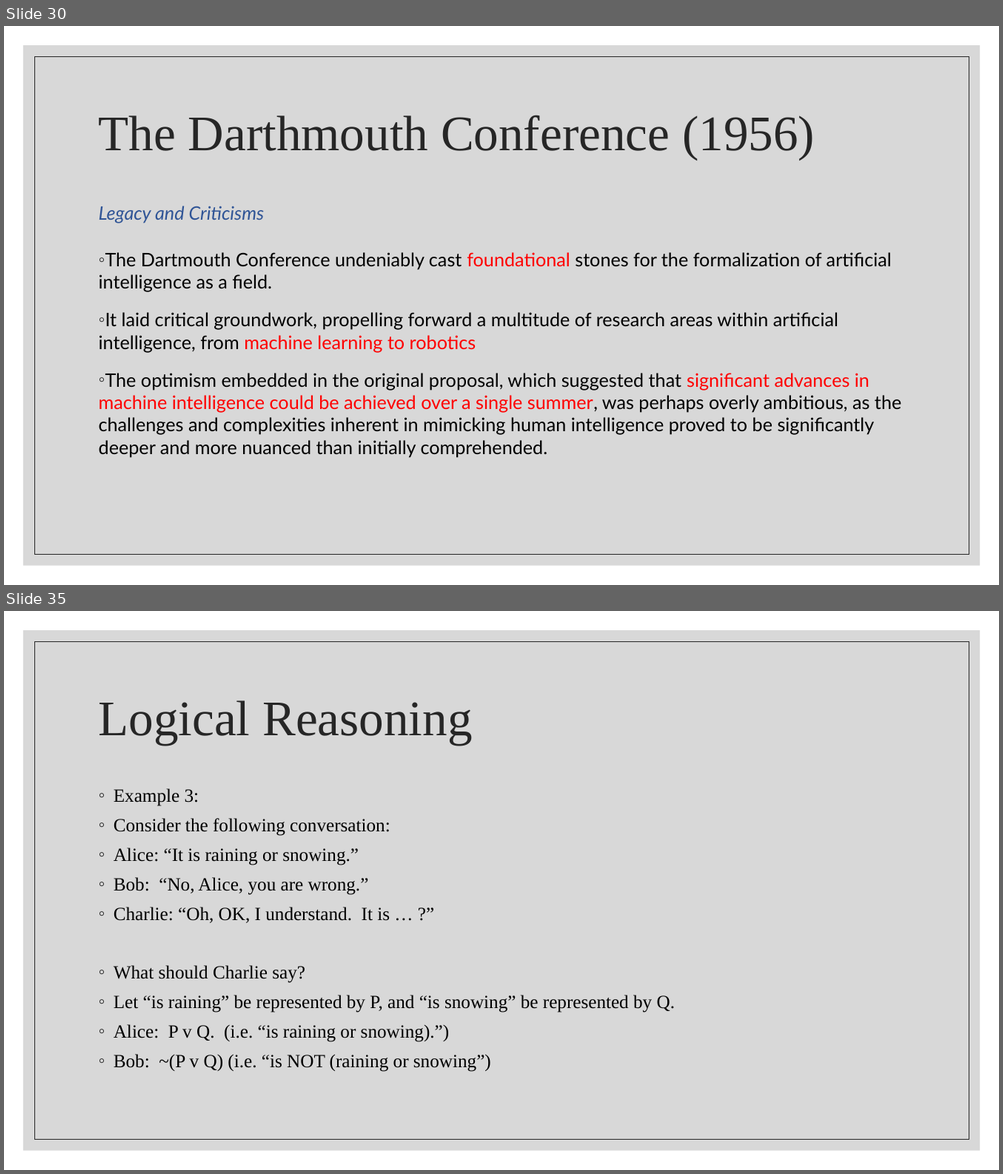
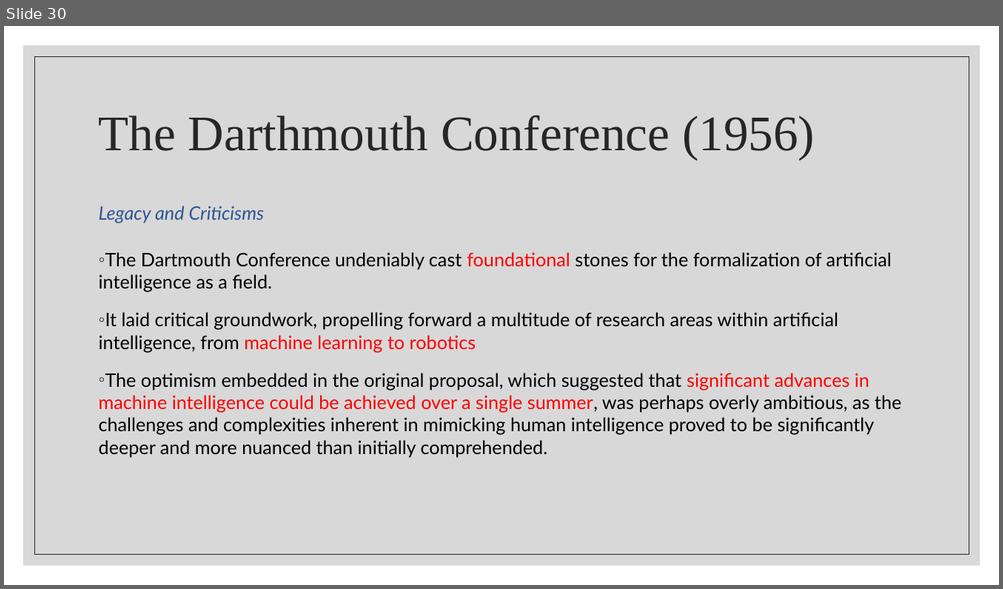
Before and after one commit to wutmeownow/phys441, a slide deck: JupyterNotebooks/LLS/Lecture3.pptx. Shown one above the other, each under a label of ours: slides 30 and 35 before the commit, slide 30 after it; the slides between them are not shown. The pictures are 1003x1174 and 1003x589 pixels, drawn with LibreOffice and Linux fonts; fonts in the diff are those of the drawing. Boxes give left, top, right and bottom in pixels: in the first picture for what was removed or moved away, otherwise in the second. Text is boxed around its words. In the diff, an @@ line names an element or a change of style, - is before the commit and + after.

```diff
--- a/JupyterNotebooks/LLS/Lecture3.pptx
+++ b/JupyterNotebooks/LLS/Lecture3.pptx
@@ slide 35 removed at (x1=4, y1=611, x2=999, y2=1170), background #FFFFFF; not listed: 2 template elements that a slide beside it also shows @@
@@ title removed at (x1=99, y1=701, x2=472, y2=744) @@
-Logical Reasoning
@@ text removed at (x1=114, y1=789, x2=674, y2=1072) @@
-◦ Example 3:
-◦ Consider the following conversation:
-◦ Alice: “It is raining or snowing.”
-◦ Bob: “No, Alice, you are wrong.”
-◦ Charlie: “Oh, OK, I understand. It is … ?”
-◦ What should Charlie say?
-◦ Let “is raining” be represented by P, and “is snowing” be represented by Q.
-◦ Alice: P v Q. (i.e. “is raining or snowing).”)
-◦ Bob: ~(P v Q) (i.e. “is NOT (raining or snowing”)
```
Also in this commit, not shown: 12 other slides removed, 2 other files.
